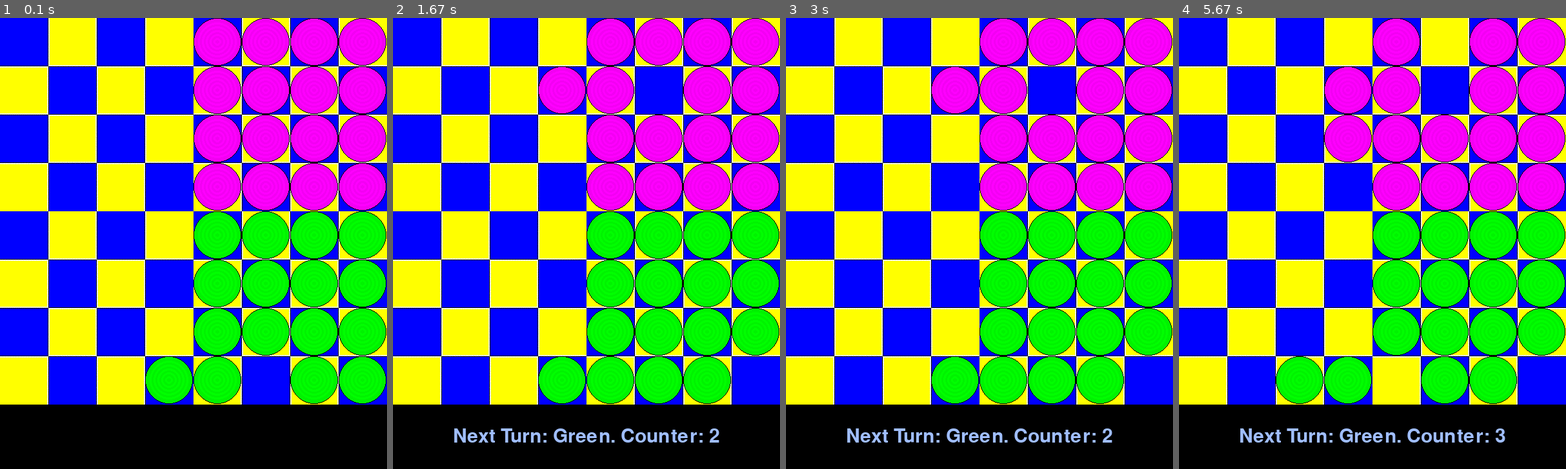
Above: before the commit, frames 1-4 (left to right).
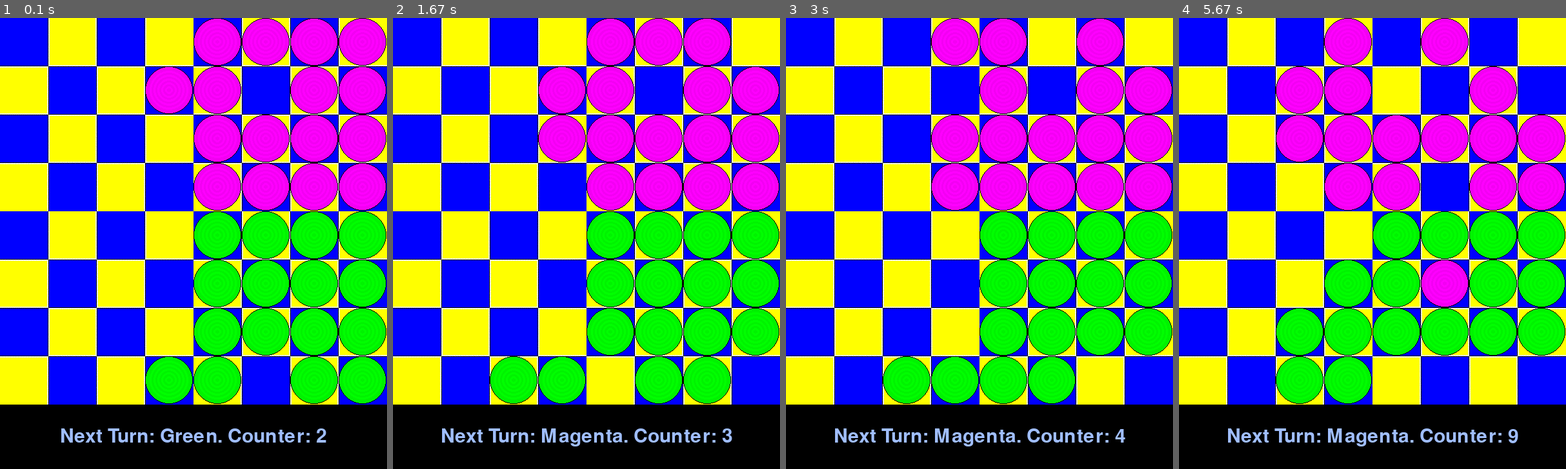
Above: after the commit, the same moments.

Repository: Patlatus/Pygame-Overcrowded-Trolleybus
Game: pygame game, started from main.py
Same seed, same stepped clock (60 frames per second), same inputs: the game is played once before the commit and once after it.
Inputs:
- Up to frame 1 (0.1 s): no input
- Up to frame 2 (1.67 s): no input
- Up to frame 3 (3 s): no input
- Up to frame 4 (5.67 s): no input

The runs differ from the first frame. In frame 1, 2.9% of the frame differs, in the area x 15-85%, y 10-95%; in frame 2, 5.3%; in frame 3, 9.3%; in frame 4, 18%, in the area x 12-100%, y 0-95%.

Commit message:
Controlling debug print statements, enforce jump over opponent; change logic on turns

Diff:
--- a/ai.py
+++ b/ai.py
@@ -7,6 +7,7 @@
         self.board = board
         self.magenta = False
         self.opponent_help_anti_bonus = -60
+        self.print_wm = False
 
     def dirs(self):
         return [NORTH, EAST, SOUTH, WEST]
@@ -84,19 +85,23 @@
         return max(0, 4 - max(abs(sy - fy), abs(sx - fx)))
 
     def worth_moving(self, start, finish, opponent):
+        if self.turn > 50:
+            self.print_wm = True
         sx, sy = start
         fx, fy = finish
         val = self.magenta != opponent
         last_line = self.last_magenta_line() if val else self.last_green_line()
         sign = 1 if fy < last_line else 0 if val else -1 if fy > last_line else 0
         horizontal_pull = fx - sx if (fy > 4) == val else 0
-        print('wm: v ', val, ' fy ', fy, ' fy>4 ', (fy > 4), ' fy>4=val ', ((fy > 4) == val), ' hp ', horizontal_pull )
+        if self.print_wm:
+            print('wm: v ', val, ' fy ', fy, ' fy>4 ', (fy > 4), ' fy>4=val ', ((fy > 4) == val), ' hp ', horizontal_pull )
         homestart = self.manhetten(start, (7, 0) if val else (7, 7))
         homefinish = self.manhetten(finish, (7, 0) if val else (7, 7))
         deststart = self.manhetten(start, (7, 7) if val else (7, 0))
         destfinish = self.manhetten(finish, (7, 7) if val else (7, 0))
-        print('wm: fy-sy ', (fy-sy), ' fy-sy * sign ', (fy - sy) * sign, ' hs ', homestart, ' hf ', -homefinish, ' df ', destfinish, ' ds ', deststart)
-        return (fy - sy) * sign + horizontal_pull + homestart - homefinish + destfinish - deststart
+        if self.print_wm:
+            print('wm: fy-sy ', (fy-sy), ' fy-sy * sign ', (fy - sy) * sign, ' hs ', homestart, ' hf ', -homefinish, ' df ', destfinish, ' ds ', deststart)
+        return (fy - sy) * sign + horizontal_pull + self.turn * (homestart - homefinish) + destfinish - deststart
 
     # def distance(self, start, finish):
     #     """ not a distance anymore"""
@@ -174,7 +179,7 @@
         bonus += self.opponent_help_anti_bonus * opp_rem_score
 
         e = self.worth_moving(start, end, False)
-        fe = (20 + opponent_pieces + self.turn) * e + bonus
+        fe = (20 + 25 * opponent_pieces) * e + bonus
         return [fe, e, opponent_pieces, self.turn, add_score, rem_score, opp_add_score, opp_rem_score]
 
     """if len(path) > 0:
--- a/main.py
+++ b/main.py
@@ -44,6 +44,7 @@
 		self.show_options = False
 		self.ai_green = False
 		self.ai_magenta = False
+		self.delay_ai = False
 
 		# Temporary settings to check how two AI can compete
 
@@ -102,9 +103,11 @@
 				self.terminate_game()
 
 			if not self.is_human_turn() and not self.end:
-				pygame.time.delay(1000)
+				if self.delay_ai:
+					pygame.time.delay(1000)
 				self.perform_ai_turn()
-				pygame.time.delay(1000)
+				if self.delay_ai:
+					pygame.time.delay(1000)
 
 			if not self.show_menu and event.type == self.TICK:
 				self.graphics.tick()
@@ -300,6 +303,9 @@
 			self.perform_ai_turn()
 
 	def perform_ai_turn(self):
+		if self.green == 50:
+			self.ai_green = False
+
 		print("self.turn", self.turn, ' ai m ', self.ai_magenta)
 		if self.turn == MAGENTA and self.ai_magenta:
 			print("running AI Magenta turn")
